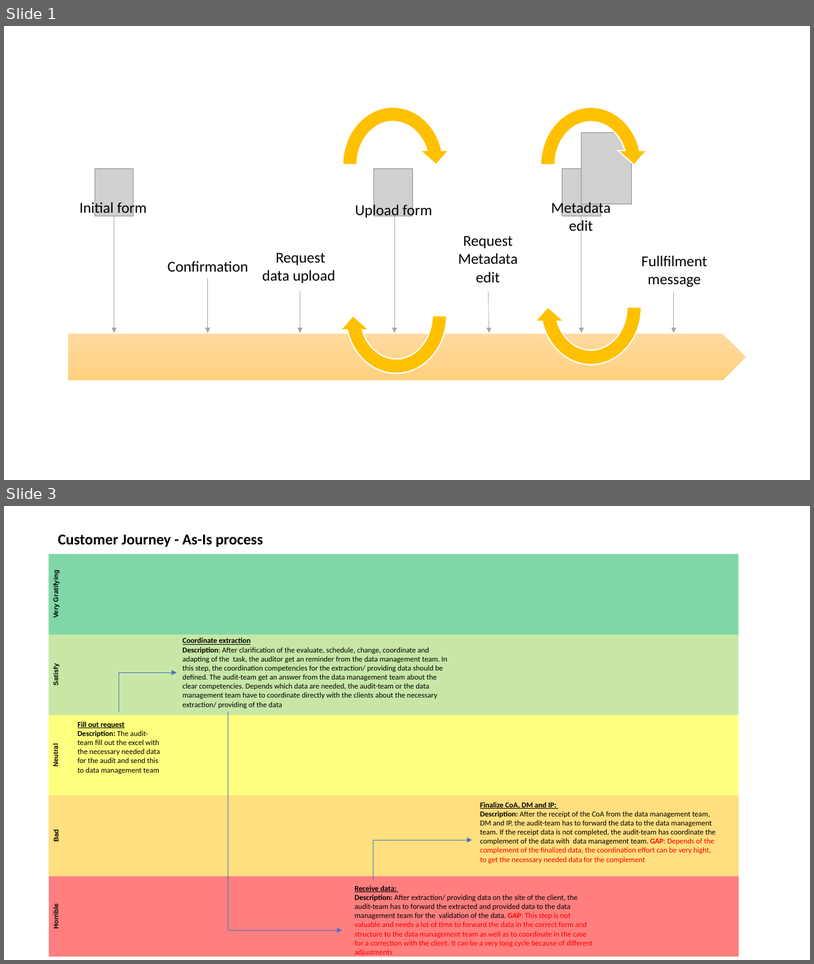
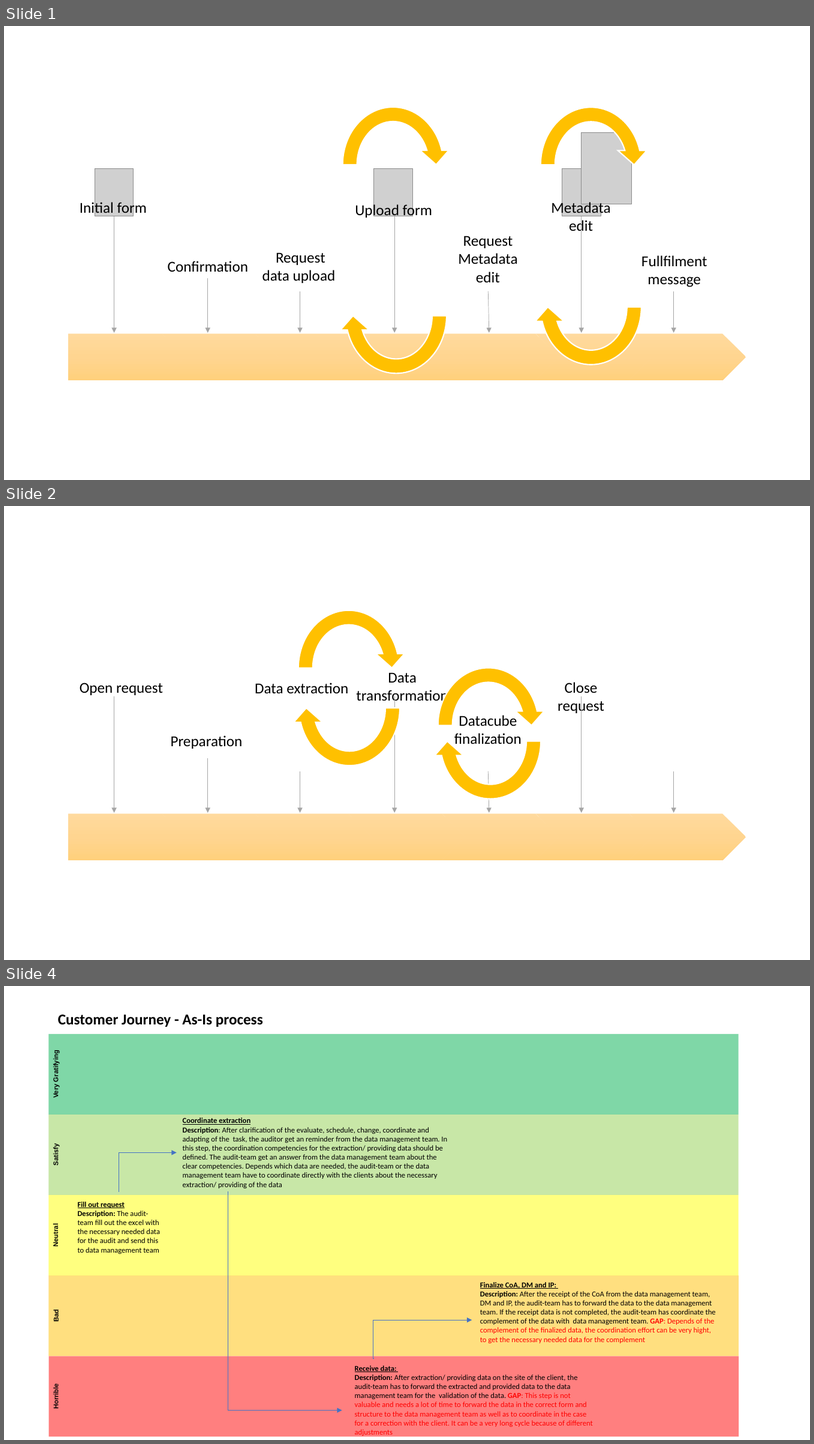
Before and after one commit to DigiBP/digibp-grindelwald, a slide deck: documentation/Grafiken_16052019.pptx. Shown one above the other, each under a label of ours: slides 1 and 3 before the commit, slides 1, 2 and 4 after it; the slides between them are not shown. The pictures are 814x964 and 814x1444 pixels, drawn with LibreOffice and Linux fonts; fonts in the diff are those of the drawing; grey boxes stand for pictures. Boxes give left, top, right and bottom in pixels: in the first picture for what was removed or moved away, otherwise in the second. Text is boxed around its words. In the diff, an @@ line names an element or a change of style, - is before the commit and + after.

```diff
--- a/documentation/Grafiken_16052019.pptx
+++ b/documentation/Grafiken_16052019.pptx
@@ slide 2 added at bbox=[4, 506, 810, 960], background #FFFFFF @@
@@ group added at bbox=[80, 603, 674, 813]: 7 arrows, 6 texts, 4 circular arrows @@
+Open request
+Preparation
+Data extraction
+Data transformation
+Datacube finalization
+Close request
@@ group added at bbox=[68, 813, 746, 860]: 7 freeform shapes @@
@@ what was slide 3 is now slide 4 @@
```
Also in this commit, not shown: 1 slide changed, 3 other files.
